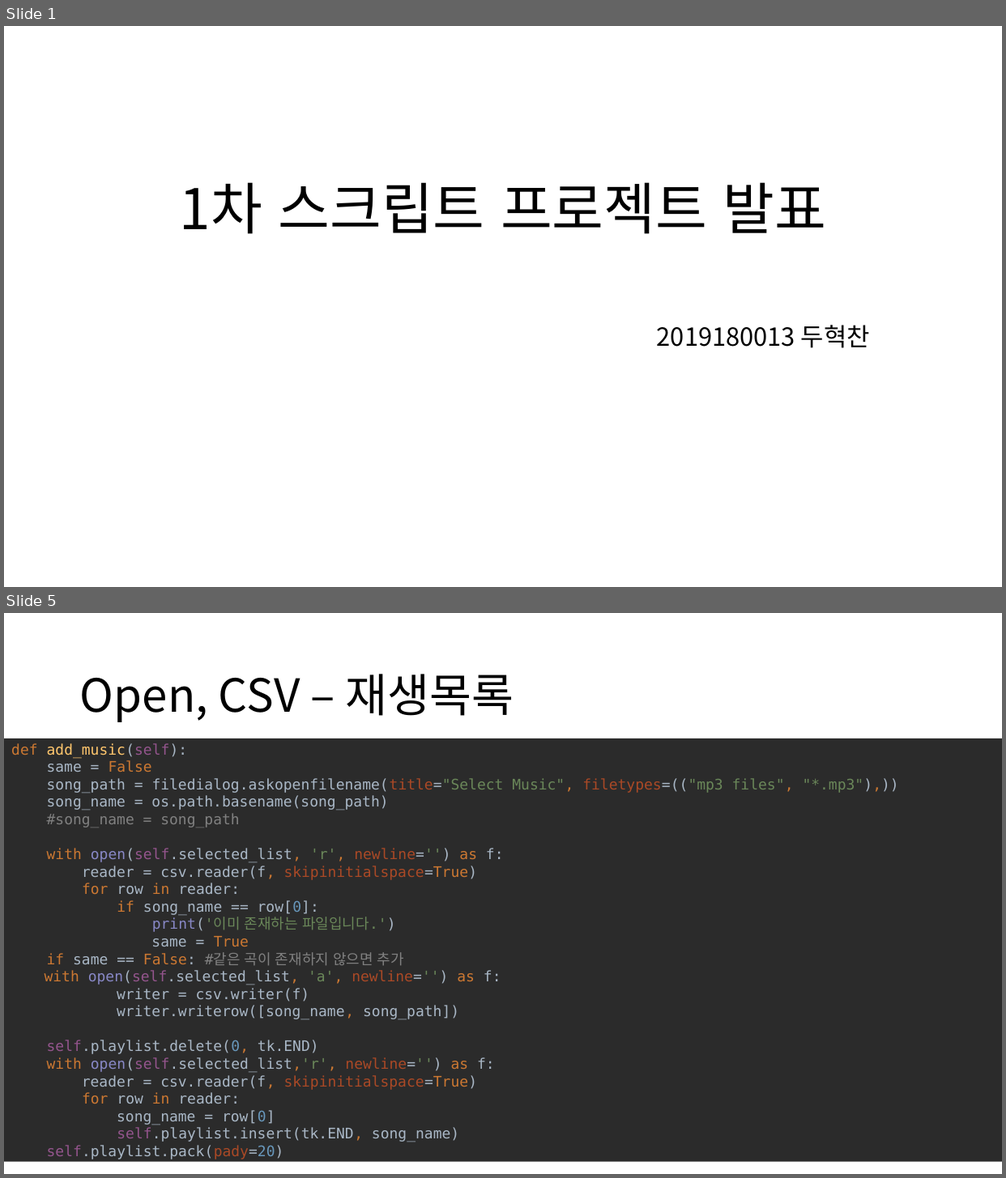
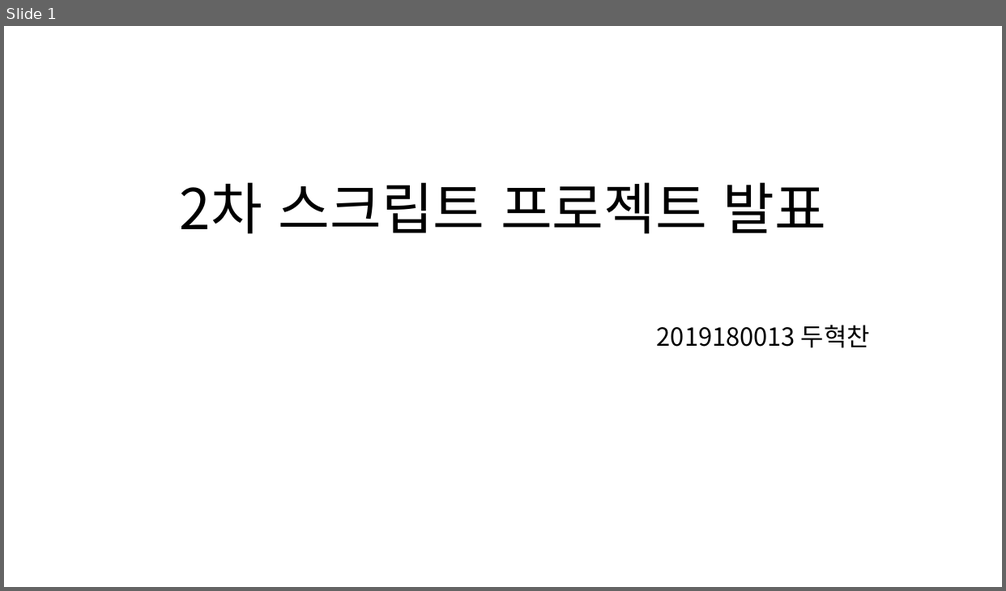
Before and after one commit to dhc518/Script2023, a slide deck: project/music_player/스크립트 프로젝트 발표자료.pptx. Shown one above the other, each under a label of ours: slides 1 and 5 before the commit, slide 1 after it; the slides between them are not shown. The pictures are 1006x1178 and 1006x591 pixels, drawn with LibreOffice and Linux fonts; fonts in the diff are those of the drawing. Boxes give left, top, right and bottom in pixels: in the first picture for what was removed or moved away, otherwise in the second. Text is boxed around its words. In the diff, an @@ line names an element or a change of style, - is before the commit and + after.

```diff
--- a/project/music_player/스크립트 프로젝트 발표자료.pptx
+++ b/project/music_player/스크립트 프로젝트 발표자료.pptx
@@ slide 5 removed at (4,613,1002,1174), background #FFFFFF @@
@@ title removed at (80,674,513,722) @@
-Open, CSV – 재생목록
@@ text removed at (4,735,1002,1166) @@
-def add_music(self):
-same = False
-song_path = filedialog.askopenfilename(title="Select Music", filetypes=(("mp3 files", "*.mp3"),))
-song_name = os.path.basename(song_path)
-#song_name = song_path
-with open(self.selected_list, 'r', newline='') as f:
-reader = csv.reader(f, skipinitialspace=True)
-for row in reader:
-if song_name == row[0]:
-print('이미 존재하는 파일입니다.')
-same = True
-if same == False: #같은 곡이 존재하지 않으면 추가
-with open(self.selected_list, 'a', newline='') as f:
-writer = csv.writer(f)
-writer.writerow([song_name, song_path])
-self.playlist.delete(0, tk.END)
-with open(self.selected_list,'r', newline='') as f:
-reader = csv.reader(f, skipinitialspace=True)
-for row in reader:
-song_name = row[0]
-self.playlist.insert(tk.END, song_name)
-self.playlist.pack(pady=20)
@@ slide 1 changed as well @@
@@ title at (180,182,826,234): text changed @@
-1차 스크립트 프로젝트 발표
+2차 스크립트 프로젝트 발표
```
Also in this commit, not shown: 2 other slides changed, 4 slides added, 3 other slides removed, 9 other files.
